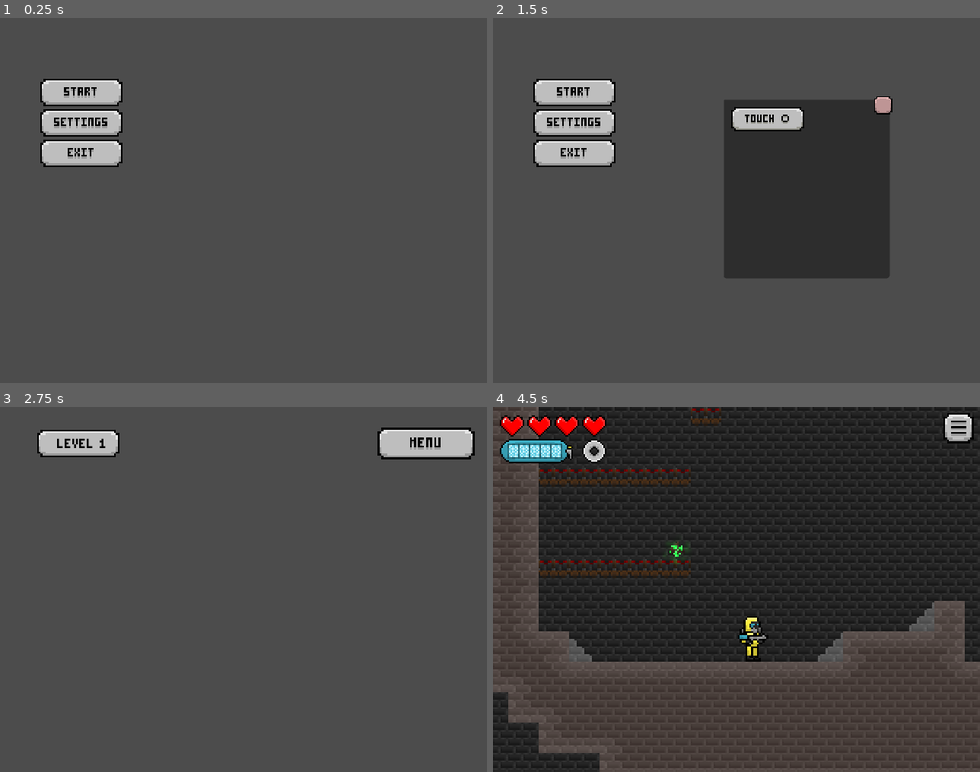
Above: before the commit, frames 1-4 (two rows, left to right).
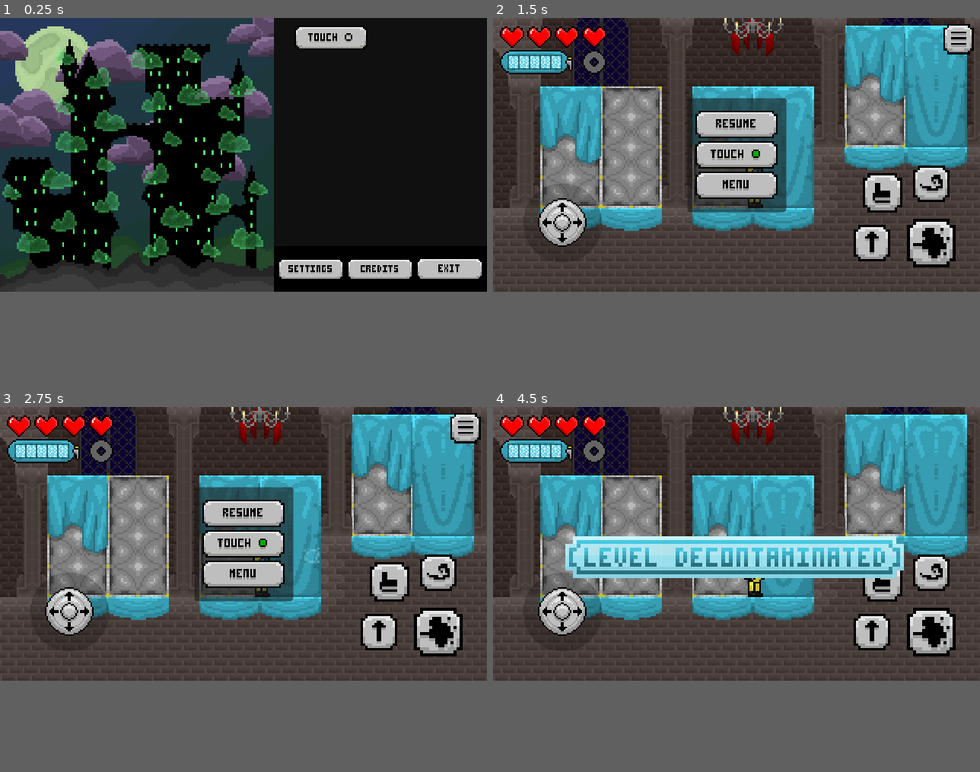
Above: after the commit, the same moments.

Repository: AllaOasis/GameJam2026
Game: Godot game, scene res://Assets/Scenes/level_selector.tscn
Two runs of this game, one before a commit and one after it. Both use one fixed random seed, a clock stepped at 60 frames per second and the inputs below. Before the commit the project starts from res://Assets/Scenes/main_menu.tscn. The engine's default icon, where the game draws it, is replaced by a stand-in: a white triangle on a blue panel in a dark square.
Inputs (mouse positions are in pixels of both pictures, inside the frame that each line leads up to):
- Up to frame 1 (0.25 s): no input
- Up to frame 2 (1.5 s): click (824, 43) at 0.52 s; click (575, 123) at 1.27 s
- Up to frame 3 (2.75 s): click (82, 480) at 2.02 s
- Up to frame 4 (4.5 s): click (921, 443) at 2.77 s; click (575, 480) at 3.52 s; click (619, 443) at 4.25 s, where only the run before the commit has a clickable "LEVEL 1"
In our replay, the window is 640x480 before the commit and 640x360 after it. These sizes can differ from the game's own. Grey fills any space a smaller window leaves; there, only what the larger window draws over its background counts as a difference.

The runs differ from the first frame. In frame 1, 73% of the frame differs, in the area x 0-100%, y 0-75%; in frame 2, 55%; in frame 3, 52%; in frame 4, 58%.

Commit message:
Day 2: Level Selector

Diff:
--- a/Assets/GameObjects/Enemy/enemy.gd
+++ b/Assets/GameObjects/Enemy/enemy.gd
@@ -75,6 +75,8 @@
 
 	if attack_area:
 		attack_area.damage_amount = damage_amount
+
+	GameData.level_toxins += 1
 
 
 func _physics_process(delta: float) -> void:
--- a/Assets/Scenes/level_selector.tscn
+++ b/Assets/Scenes/level_selector.tscn
@@ -1,15 +1,28 @@
 [gd_scene format=3 uid="uid://dodyq4d6gm02c"]
 
-[ext_resource type="Texture2D" uid="uid://bpxvnnhdrthie" path="res://Textures/UI/Button/Menu-Button.png" id="1_tv448"]
+[ext_resource type="Texture2D" uid="uid://eysn5k18dkow" path="res://Textures/Castle/Castle-background.png" id="1_skq63"]
 [ext_resource type="Script" uid="uid://b56qifb45ldel" path="res://Scripts/UI/Buttons/SceneButton.gd" id="2_588t6"]
+[ext_resource type="Texture2D" uid="uid://dc1nxrlwy7mnj" path="res://Textures/Castle/Castle-Mist.png" id="2_f6mk6"]
 [ext_resource type="PackedScene" uid="uid://crda3a44g6mgj" path="res://Assets/GameObjects/Player/Player.tscn" id="3_588t6"]
-[ext_resource type="Texture2D" uid="uid://vjbwqmahoe50" path="res://Textures/UI/Button/Empty-Button.png" id="4_1j4yh"]
-[ext_resource type="FontFile" uid="uid://f4io8x4o2u53" path="res://Fonts/Pocketbit/Pocketbit.ttf" id="5_qd1sd"]
-
-[sub_resource type="LabelSettings" id="LabelSettings_jctj4"]
-font = ExtResource("5_qd1sd")
-font_size = 22
-font_color = Color(0, 0, 0, 1)
+[ext_resource type="Texture2D" uid="uid://c4i60kh0ylpwp" path="res://Textures/Castle/Castle.png" id="3_madjv"]
+[ext_resource type="Texture2D" uid="uid://cnb2mna18lpu2" path="res://Textures/Castle/Castle-Q1.png" id="4_wmgh0"]
+[ext_resource type="Texture2D" uid="uid://b0tj4egb68f3q" path="res://Textures/Castle/Castle-Q2.png" id="5_tkmj6"]
+[ext_resource type="Texture2D" uid="uid://d1wyljqg7ypuc" path="res://Textures/Castle/Castle-Q3.png" id="6_7hxbj"]
+[ext_resource type="Texture2D" uid="uid://bi4apaiikhmbx" path="res://Textures/Castle/Castle-Q4.png" id="7_vp1s6"]
+[ext_resource type="Texture2D" uid="uid://cgbd5fxc2fu0n" path="res://Textures/UI/Intro-Text.png" id="8_7hxbj"]
+[ext_resource type="Texture2D" uid="uid://cr703sxj30jfi" path="res://Textures/UI/Button/Exit-Button.png" id="8_tkmj6"]
+[ext_resource type="Texture2D" uid="uid://mvgyblt5iygh" path="res://Textures/UI/Button/ButtonDown/Exit-Button-Clicked.png" id="9_7hxbj"]
+[ext_resource type="Texture2D" uid="uid://b4rkl3u8i4j16" path="res://Textures/UI/Toxicorp-Five-Logo.png" id="9_vp1s6"]
+[ext_resource type="Texture2D" uid="uid://cekfx1ohbjuqp" path="res://Textures/UI/touch-off.png" id="10_ai5nf"]
+[ext_resource type="Texture2D" uid="uid://1hvn1rlgetok" path="res://Textures/UI/Button/ButtonHover/Exit-Button-Hover.png" id="10_vp1s6"]
+[ext_resource type="Script" uid="uid://bo8jfphyk3ejk" path="res://Scripts/UI/Buttons/QuitButton.gd" id="11_7u3o2"]
+[ext_resource type="Texture2D" uid="uid://n5nba62lmomn" path="res://Textures/UI/touch-on.png" id="11_52eev"]
+[ext_resource type="Script" uid="uid://cl48x0pr8we8o" path="res://Scripts/UI/Buttons/SettingsToggleButton.gd" id="12_4cxoh"]
+[ext_resource type="Texture2D" uid="uid://c8f5c6a5vvif6" path="res://Textures/UI/Button/Settings-Button.png" id="13_vtfjb"]
+[ext_resource type="Texture2D" uid="uid://dkkpxlr2sdh7v" path="res://Textures/UI/Button/ButtonDown/Settings-Button-Clicked.png" id="14_ju0jd"]
+[ext_resource type="Script" uid="uid://ckxa08jbyvhv1" path="res://Scripts/UI/Buttons/ActionButton.gd" id="15_574bu"]
+[ext_resource type="Texture2D" uid="uid://0fo8gtmrnswc" path="res://Textures/UI/Button/Credits-Button.png" id="16_fpv2c"]
+[ext_resource type="Texture2D" uid="uid://bdtrrg1pxl5hk" path="res://Textures/UI/Button/ButtonDown/Credits-Button-Clicked.png" id="17_n1wsf"]
 
 [node name="LevelSelector" type="Control" unique_id=1028165528]
 layout_mode = 3
@@ -19,62 +32,229 @@
 grow_horizontal = 2
 grow_vertical = 2
 
-[node name="TextureRect" type="TextureRect" parent="." unique_id=640447312]
-layout_mode = 1
-anchors_preset = 15
-anchor_right = 1.0
-anchor_bottom = 1.0
-grow_horizontal = 2
-grow_vertical = 2
-
-[node name="SceneButton" type="TextureButton" parent="TextureRect" unique_id=1269047353]
-layout_mode = 1
-anchors_preset = 1
+[node name="Background" type="TextureRect" parent="." unique_id=1474340105]
+layout_mode = 1
+anchors_preset = 15
+anchor_right = 1.0
+anchor_bottom = 1.0
+grow_horizontal = 2
+grow_vertical = 2
+texture = ExtResource("1_skq63")
+stretch_mode = 4
+
+[node name="CastleMist" type="TextureRect" parent="Background" unique_id=500534169]
+layout_mode = 1
+anchors_preset = 15
+anchor_right = 1.0
+anchor_bottom = 1.0
+grow_horizontal = 2
+grow_vertical = 2
+texture = ExtResource("2_f6mk6")
+stretch_mode = 4
+
+[node name="Castle" type="TextureRect" parent="Background" unique_id=640447312]
+layout_mode = 1
+anchors_preset = 15
+anchor_right = 1.0
+anchor_bottom = 1.0
+grow_horizontal = 2
+grow_vertical = 2
+texture = ExtResource("3_madjv")
+stretch_mode = 4
+
+[node name="CastleQ1" type="TextureRect" parent="Background" unique_id=1126856639]
+layout_mode = 1
+anchors_preset = 15
+anchor_right = 1.0
+anchor_bottom = 1.0
+grow_horizontal = 2
+grow_vertical = 2
+texture = ExtResource("4_wmgh0")
+stretch_mode = 4
+
+[node name="CastleQ2" type="TextureRect" parent="Background" unique_id=302526235]
+layout_mode = 1
+anchors_preset = 15
+anchor_right = 1.0
+anchor_bottom = 1.0
+grow_horizontal = 2
+grow_vertical = 2
+texture = ExtResource("5_tkmj6")
+stretch_mode = 4
+
+[node name="CastleQ3" type="TextureRect" parent="Background" unique_id=1959213741]
+layout_mode = 1
+anchors_preset = 15
+anchor_right = 1.0
+anchor_bottom = 1.0
+grow_horizontal = 2
+grow_vertical = 2
+texture = ExtResource("6_7hxbj")
+stretch_mode = 4
+
+[node name="CastleQ4" type="TextureRect" parent="Background" unique_id=1498225627]
+layout_mode = 1
+anchors_preset = 15
+anchor_right = 1.0
+anchor_bottom = 1.0
+grow_horizontal = 2
+grow_vertical = 2
+texture = ExtResource("7_vp1s6")
+stretch_mode = 4
+
+[node name="TextureRect" type="TextureRect" parent="." unique_id=1316400664]
+layout_mode = 1
+anchors_preset = 11
 anchor_left = 1.0
 anchor_right = 1.0
-offset_left = -144.0
-offset_top = 16.0
-offset_right = -16.0
-offset_bottom = 80.0
+anchor_bottom = 1.0
+offset_left = -280.0
 grow_horizontal = 0
-texture_normal = ExtResource("1_tv448")
-stretch_mode = 5
-script = ExtResource("2_588t6")
-level_path = "uid://bw0bsrvbkhlv8"
-metadata/_custom_type_script = "uid://b56qifb45ldel"
-
-[node name="VBoxContainer" type="VBoxContainer" parent="." unique_id=505120357]
+grow_vertical = 2
+
+[node name="ColorRect" type="ColorRect" parent="TextureRect" unique_id=481537373]
+layout_mode = 1
+anchors_preset = 15
+anchor_right = 1.0
+anchor_bottom = 1.0
+grow_horizontal = 2
+grow_vertical = 2
+color = Color(0, 0, 0, 1)
+
+[node name="InfoPanel" type="ColorRect" parent="TextureRect" unique_id=1210933949]
+layout_mode = 1
+anchors_preset = 10
+anchor_right = 1.0
+offset_bottom = 300.0
+grow_horizontal = 2
+color = Color(0.06666667, 0.06666667, 0.06666667, 1)
+
+[node name="Welcome" type="TextureRect" parent="TextureRect/InfoPanel" unique_id=799690035]
+visible = false
+layout_mode = 1
+anchors_preset = 15
+anchor_right = 1.0
+anchor_bottom = 1.0
+offset_left = 5.0
+offset_right = -5.0
+grow_horizontal = 2
+grow_vertical = 2
+texture = ExtResource("8_7hxbj")
+stretch_mode = 5
+
+[node name="Name" type="TextureRect" parent="TextureRect/InfoPanel/Welcome" unique_id=1638279993]
+layout_mode = 1
+anchors_preset = 10
+anchor_right = 1.0
+offset_bottom = 64.0
+grow_horizontal = 2
+texture = ExtResource("9_vp1s6")
+stretch_mode = 5
+
+[node name="VBoxContainer" type="VBoxContainer" parent="TextureRect/InfoPanel" unique_id=560757978]
 layout_mode = 1
 anchors_preset = 4
 anchor_top = 0.5
 anchor_bottom = 0.5
-offset_left = 25.0
-offset_top = -210.0
-offset_right = 305.0
-offset_bottom = 210.0
-grow_vertical = 2
-
-[node name="SceneButton" type="TextureButton" parent="VBoxContainer" unique_id=1362599648]
-custom_minimum_size = Vector2(0, 36)
-layout_mode = 2
-offset_transform_enabled = true
-offset_transform_position = Vector2(24, 0)
-texture_normal = ExtResource("4_1j4yh")
-stretch_mode = 4
-script = ExtResource("2_588t6")
-level_path = "uid://bytx6t8qptvtd"
-player_scene = ExtResource("3_588t6")
-metadata/_custom_type_script = "uid://b56qifb45ldel"
-
-[node name="Label" type="Label" parent="VBoxContainer/SceneButton" unique_id=225267435]
-layout_mode = 1
-anchors_preset = 9
-anchor_bottom = 1.0
-offset_left = 1.815
-offset_right = 114.0
-grow_vertical = 2
-offset_transform_enabled = true
-offset_transform_position = Vector2(24, 0)
-text = "LEVEL 1"
-label_settings = SubResource("LabelSettings_jctj4")
-vertical_alignment = 1
+offset_top = -140.0
+offset_right = 150.0
+offset_bottom = 140.0
+grow_vertical = 2
+
+[node name="Touch" type="TextureButton" parent="TextureRect/InfoPanel/VBoxContainer" unique_id=2067607823]
+custom_minimum_size = Vector2(96, 32)
+layout_mode = 2
+size_flags_horizontal = 4
+toggle_mode = true
+texture_normal = ExtResource("10_ai5nf")
+texture_pressed = ExtResource("11_52eev")
+stretch_mode = 5
+script = ExtResource("12_4cxoh")
+metadata/_custom_type_script = "uid://cl48x0pr8we8o"
+
+[node name="HBoxContainer" type="HBoxContainer" parent="TextureRect" unique_id=707653716]
+layout_mode = 1
+anchors_preset = 12
+anchor_top = 1.0
+anchor_right = 1.0
+anchor_bottom = 1.0
+offset_left = 5.0
+offset_top = -60.0
+offset_right = -5.0
+grow_horizontal = 2
+grow_vertical = 0
+alignment = 1
+
+[node name="Settings" type="TextureButton" parent="TextureRect/HBoxContainer" unique_id=700904020]
+layout_mode = 2
+size_flags_horizontal = 3
+texture_normal = ExtResource("13_vtfjb")
+texture_pressed = ExtResource("14_ju0jd")
+stretch_mode = 5
+script = ExtResource("15_574bu")
+action = &"OpenSettings"
+metadata/_custom_type_script = "uid://ckxa08jbyvhv1"
+
+[node name="Credits" type="TextureButton" parent="TextureRect/HBoxContainer" unique_id=972588865]
+layout_mode = 2
+size_flags_horizontal = 3
+texture_normal = ExtResource("16_fpv2c")
+texture_pressed = ExtResource("17_n1wsf")
+stretch_mode = 5
+script = ExtResource("15_574bu")
+action = &"OpenCredits"
+metadata/_custom_type_script = "uid://ckxa08jbyvhv1"
+
+[node name="Exit" type="TextureButton" parent="TextureRect/HBoxContainer" unique_id=1549515588]
+layout_mode = 2
+size_flags_horizontal = 3
+texture_normal = ExtResource("8_tkmj6")
+texture_pressed = ExtResource("9_7hxbj")
+texture_hover = ExtResource("10_vp1s6")
+stretch_mode = 5
+script = ExtResource("11_7u3o2")
+metadata/_custom_type_script = "uid://bo8jfphyk3ejk"
+
+[node name="Q1Button" type="TextureButton" parent="." unique_id=1903077483]
+layout_mode = 0
+offset_left = 171.0
+offset_top = 31.0
+offset_right = 334.0
+offset_bottom = 178.0
+script = ExtResource("2_588t6")
+level_path = "uid://ctdt5jok78b7o"
+player_scene = ExtResource("3_588t6")
+metadata/_custom_type_script = "uid://b56qifb45ldel"
+
+[node name="Q2Button" type="TextureButton" parent="." unique_id=1328444774]
+layout_mode = 0
+offset_left = 69.0
+offset_top = 26.0
+offset_right = 170.0
+offset_bottom = 181.0
+script = ExtResource("2_588t6")
+level_path = "uid://d06nlmwxs37rf"
+player_scene = ExtResource("3_588t6")
+metadata/_custom_type_script = "uid://b56qifb45ldel"
+
+[node name="Q3Button" type="TextureButton" parent="." unique_id=270495887]
+layout_mode = 0
+offset_left = -1.0
+offset_top = 182.0
+offset_right = 166.0
+offset_bottom = 334.0
+script = ExtResource("2_588t6")
+level_path = "uid://cvroh8icw7ctt"
+player_scene = ExtResource("3_588t6")
+metadata/_custom_type_script = "uid://b56qifb45ldel"
+
+[node name="Q4Button" type="TextureButton" parent="." unique_id=1061553439]
+layout_mode = 0
+offset_left = 182.0
+offset_top = 189.0
+offset_right = 352.0
+offset_bottom = 331.0
+script = ExtResource("2_588t6")
+level_path = "uid://fdy5r41ke8nw"
+player_scene = ExtResource("3_588t6")
+metadata/_custom_type_script = "uid://b56qifb45ldel"
--- a/Scripts/Managers/GameData.gd
+++ b/Scripts/Managers/GameData.gd
@@ -6,17 +6,23 @@
 var toxinImmunity: bool = false
 var damageImunity: bool = false
 
+# Level Data
 var level_toxins: int = 0
 var current_toxins: int = 0
 var game_won: bool = false
-
-var is_touch: bool = false
-
 var is_player_dead: bool = false:
 	set(value):
 		is_player_dead = value
 		player_death.emit(is_player_dead)
 
+# Game Data
+var q1: bool = false
+var q2: bool = false
+var q3: bool = false
+var q4: bool = false
+
+# Settings
+var is_touch: bool = false
 
 # Hopefully for saving the game
 func _ready() -> void:
--- a/Scripts/Managers/SceneManager.gd
+++ b/Scripts/Managers/SceneManager.gd
@@ -6,12 +6,11 @@
 func load_level(
 	level_path: String,
 	player_scene: PackedScene = null,
-	level_toxins: int = 0,
 	spawn_point: StringName = &"Default"
 ) -> void:
 	PauseManager.resume_game()
-	GameData.level_toxins = level_toxins
-	GameData.current_toxins = -1 if level_toxins == 0 else 0
+	GameData.level_toxins = 0
+	GameData.current_toxins = 0
 	GameData.game_won = false
 
 	# Load the requested scene.
--- a/Scripts/UI/Buttons/SceneButton.gd
+++ b/Scripts/UI/Buttons/SceneButton.gd
@@ -3,7 +3,6 @@
 
 @export_file("*.tscn") var level_path: String
 @export var player_scene: PackedScene
-@export var level_toxins: int = 0
 @export var spawn_point: StringName = &"Default"
 
 
@@ -19,6 +18,5 @@
 	SceneManager.load_level(
 		level_path,
 		player_scene,
-		level_toxins,
 		spawn_point
 	)
--- a/project.godot
+++ b/project.godot
@@ -11,7 +11,7 @@
 [application]
 
 config/name="GameJam2026"
-run/main_scene="uid://bw0bsrvbkhlv8"
+run/main_scene="uid://dodyq4d6gm02c"
 config/features=PackedStringArray("4.7", "GL Compatibility")
 config/icon="res://icon.svg"
 
@@ -24,9 +24,9 @@
 [display]
 
 window/size/viewport_width=640
-window/size/viewport_height=480
+window/size/viewport_height=360
+window/size/mode=3
 window/stretch/mode="canvas_items"
-window/stretch/aspect="expand"
 
 [global_group]
 
@@ -104,6 +104,18 @@
 , Object(InputEventJoypadButton,"resource_local_to_scene":false,"resource_name":"","device":-1,"button_index":2,"pressure":0.0,"pressed":true,"script":null)
 ]
 }
+OpenSettings={
+"deadzone": 0.2,
+"events": []
+}
+OpenCredits={
+"deadzone": 0.2,
+"events": []
+}
+CloseSubMenus={
+"deadzone": 0.2,
+"events": []
+}
 
 [physics]
 
Not shown, removed: Fonts/Pocketbit/LICENSE.txt
Not shown, removed: Fonts/Pocketbit/Pocketbit-chars.txt
Not shown, removed: Fonts/Pocketbit/Pocketbit.fnt
Not shown, removed: Fonts/Pocketbit/Pocketbit.fnt.import
Binary file removed: Fonts/Pocketbit/Pocketbit.png
Binary file removed: Fonts/Pocketbit/Pocketbit.ttf
Not shown, removed: Fonts/Pocketbit/Pocketbit.ttf.import
Not shown, removed: Fonts/Pocketbit/README.txt
Binary file removed: Textures/Castle-Sheet-fog.png
Binary file removed: Textures/Castle-Sheet.png
Binary file added: Textures/Castle/Castle-Mist.png
Not shown, changed: Textures/Castle/Castle-Mist.png.import
(and 18 more such lines)
